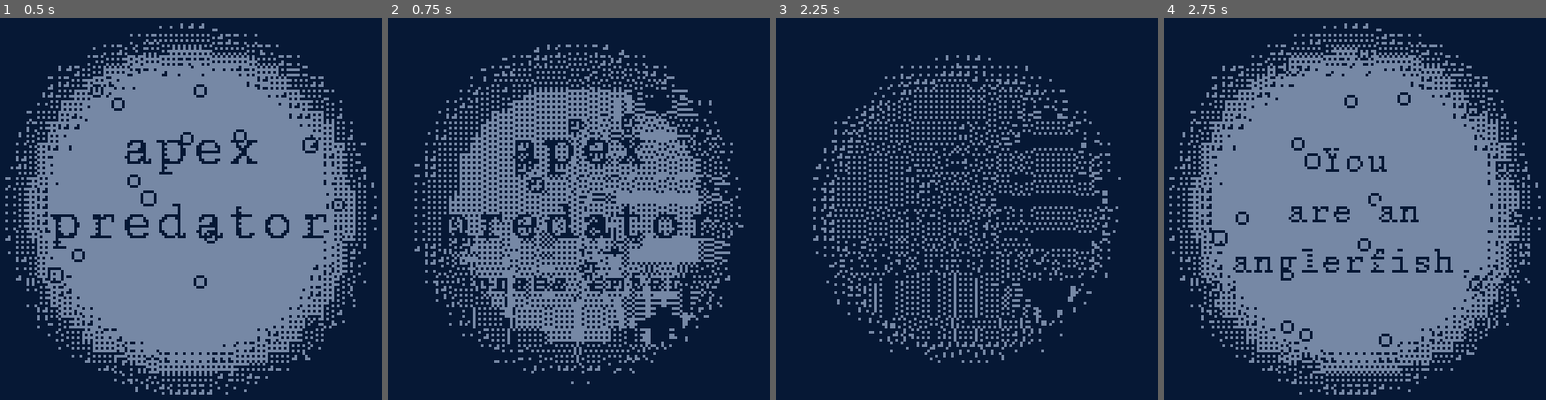
Above: before the commit, frames 1-4 (left to right).
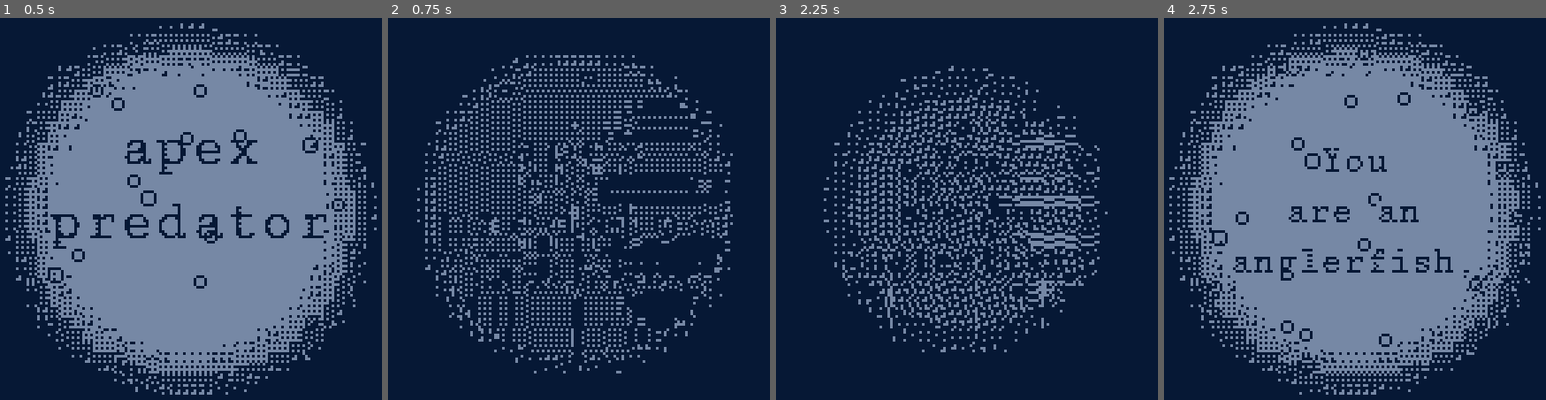
Above: after the commit, the same moments.

Repository: svilinskis1/apex-predator
Game: Godot game, scene res://scenes/levels/menu.tscn
Two runs of this game, one before a commit and one after it. Both use one fixed random seed, a clock stepped at 60 frames per second and the inputs below.
Inputs:
- Up to frame 1 (0.5 s): no input
- Up to frame 2 (0.75 s): tap Enter at 0.5, 0.6 s; hold D (right) from 0.53 s (still down)
- Up to frame 3 (2.25 s): tap Space at 1.25 s; release D (right) at 1.28 s; hold A (left) 1.28-2.03 s; tap Enter at 1.35, 2, 2.1 s; hold D (right) from 2.03 s (still down)
- Up to frame 4 (2.75 s): keep holding D (right)

Frame 1 is identical in both runs. In frame 2, 24% of the frame differs, in the area x 6-94%, y 6-96%; in frame 3, 17%; in frame 4, nothing differs.

Commit message:
sound added

Diff:
--- a/alpha predator/scenes/characters/hunger bar.tscn
+++ b/alpha predator/scenes/characters/hunger bar.tscn
@@ -1,7 +1,8 @@
-[gd_scene load_steps=5 format=3 uid="uid://csvtjq8rwrbg5"]
+[gd_scene load_steps=6 format=3 uid="uid://csvtjq8rwrbg5"]
 
 [ext_resource type="FontFile" uid="uid://0toypmqkg4f3" path="res://assets/fonts/EXEPixelPerfect.ttf" id="1_dgrg6"]
 [ext_resource type="Script" path="res://scripts/hungerbar.gd" id="2_asc1d"]
+[ext_resource type="AudioStream" uid="uid://g561bg5s2sj" path="res://assets/audio/eat.wav" id="3_621lk"]
 
 [sub_resource type="StyleBoxFlat" id="StyleBoxFlat_fw1f6"]
 bg_color = Color(0.0235294, 0.0941176, 0.207843, 1)
@@ -40,6 +41,7 @@
 [node name="RichTextLabel" type="RichTextLabel" parent="."]
 modulate = Color(0.462745, 0.529412, 0.643137, 1)
 z_index = -1
+texture_filter = 1
 layout_mode = 0
 offset_left = 18.0
 offset_top = 6.0
@@ -52,3 +54,8 @@
 text = "[b]HUNGER"
 scroll_active = false
 autowrap_mode = 1
+
+[node name="EatSoundPlayer" type="AudioStreamPlayer" parent="."]
+stream = ExtResource("3_621lk")
+volume_db = 1.0
+pitch_scale = 0.7
--- a/alpha predator/scenes/characters/prey.tscn
+++ b/alpha predator/scenes/characters/prey.tscn
@@ -1,7 +1,10 @@
-[gd_scene load_steps=4 format=3 uid="uid://caoissth78lkl"]
+[gd_scene load_steps=5 format=3 uid="uid://caoissth78lkl"]
 
 [ext_resource type="Script" path="res://scripts/prey.gd" id="1_3exid"]
 [ext_resource type="Texture2D" uid="uid://ccdgl2vtkcqvq" path="res://assets/sprites/fish2.png" id="2_ala6v"]
+
+[sub_resource type="CircleShape2D" id="CircleShape2D_kwrm4"]
+radius = 3.0
 
 [sub_resource type="RectangleShape2D" id="RectangleShape2D_875q5"]
 size = Vector2(18.8322, 6)
@@ -15,6 +18,10 @@
 texture = ExtResource("2_ala6v")
 flip_h = true
 
+[node name="CollisionShape2D" type="CollisionShape2D" parent="."]
+position = Vector2(-6, 0)
+shape = SubResource("CircleShape2D_kwrm4")
+
 [node name="Area2D" type="Area2D" parent="."]
 scale = Vector2(0.95581, 1)
 collision_layer = 3
--- a/alpha predator/scenes/levels/intro.tscn
+++ b/alpha predator/scenes/levels/intro.tscn
@@ -35,9 +35,9 @@
 to move
 forward,", "And use A
 and D to
-rotate.", "Press ESC if
-you want to
-quit."]
+rotate.", "Press ESC
+if you want
+to quit."]
 }
 tracks/1/type = "value"
 tracks/1/imported = false
@@ -61,6 +61,7 @@
 script = ExtResource("1_y0ldo")
 
 [node name="subtitle" type="Label" parent="."]
+modulate = Color(1, 1, 1, 0)
 z_index = 6
 offset_top = 52.0
 offset_right = 240.0
@@ -70,9 +71,9 @@
 theme_override_constants/outline_size = 10
 theme_override_fonts/font = ExtResource("1_q3fry")
 theme_override_font_sizes/font_size = 14
-text = "You
-are an
-anglerfish,"
+text = "Press ESC if
+you want to
+quit."
 horizontal_alignment = 1
 
 [node name="AnimationPlayer" type="AnimationPlayer" parent="subtitle"]
--- a/alpha predator/scenes/levels/transition.tscn
+++ b/alpha predator/scenes/levels/transition.tscn
@@ -1,7 +1,9 @@
-[gd_scene load_steps=6 format=3 uid="uid://dstrdscnuubqo"]
+[gd_scene load_steps=8 format=3 uid="uid://dstrdscnuubqo"]
 
 [ext_resource type="Script" path="res://scripts/transition.gd" id="1_irdp4"]
 [ext_resource type="Shader" path="res://assets/shaders/1bit.gdshader" id="2_38v3y"]
+[ext_resource type="AudioStream" uid="uid://d035t5xbw68u" path="res://assets/audio/underwater.mp3" id="3_w60pb"]
+[ext_resource type="AudioStream" uid="uid://cc8ajpq7ldpr0" path="res://assets/audio/whalesounds.mp3" id="4_di3yd"]
 
 [sub_resource type="Animation" id="Animation_bpgtc"]
 resource_name = "fade"
@@ -12,7 +14,7 @@
 tracks/0/interp = 1
 tracks/0/loop_wrap = true
 tracks/0/keys = {
-"times": PackedFloat32Array(0, 0.7),
+"times": PackedFloat32Array(0, 0.6),
 "transitions": PackedFloat32Array(1, 1),
 "update": 0,
 "values": [Color(1, 1, 1, 0), Color(1, 1, 1, 1)]
@@ -42,7 +44,7 @@
 offset_bottom = 160.0
 color = Color(0.0234375, 0.09375, 0.207031, 1)
 
-[node name="Control" type="Control" parent="CanvasLayer"]
+[node name="Shader" type="Control" parent="CanvasLayer"]
 z_index = -1
 layout_mode = 3
 anchors_preset = 0
@@ -51,15 +53,16 @@
 offset_right = -80.0
 offset_bottom = -40.0
 
-[node name="blue" type="ColorRect" parent="CanvasLayer/Control"]
+[node name="blue" type="ColorRect" parent="CanvasLayer/Shader"]
 z_index = 6
+layout_mode = 0
 offset_left = -120.0
 offset_top = -80.0
 offset_right = 360.0
 offset_bottom = 240.0
 color = Color(0.0431373, 0.168627, 0.368627, 0.560784)
 
-[node name="shader" type="ColorRect" parent="CanvasLayer/Control"]
+[node name="shader" type="ColorRect" parent="CanvasLayer/Shader"]
 z_index = 5
 material = SubResource("ShaderMaterial_weay6")
 layout_mode = 0
@@ -67,3 +70,15 @@
 offset_top = -80.0
 offset_right = 360.0
 offset_bottom = 240.0
+
+[node name="UnderwaterSoundPlayer" type="AudioStreamPlayer2D" parent="."]
+stream = ExtResource("3_w60pb")
+volume_db = 8.0
+pitch_scale = 0.5
+autoplay = true
+
+[node name="WhaleSoundPlayer" type="AudioStreamPlayer2D" parent="."]
+stream = ExtResource("4_di3yd")
+volume_db = -5.0
+pitch_scale = 0.2
+autoplay = true
--- a/alpha predator/scripts/hungerbar.gd
+++ b/alpha predator/scripts/hungerbar.gd
@@ -14,3 +14,4 @@
 
 func on_hunger_changed(hunger):
 	value += hunger
+	$"../EatSoundPlayer".play()
Not shown, added: alpha predator/assets/audio/eat.wav.import
Not shown, added: alpha predator/assets/audio/underwater.mp3.import
Not shown, added: alpha predator/assets/audio/whalesounds.mp3.import
Not shown, added: alpha predator/assets/audio/eat.wav
Not shown, added: alpha predator/assets/audio/underwater.mp3
Not shown, added: alpha predator/assets/audio/whalesounds.mp3
